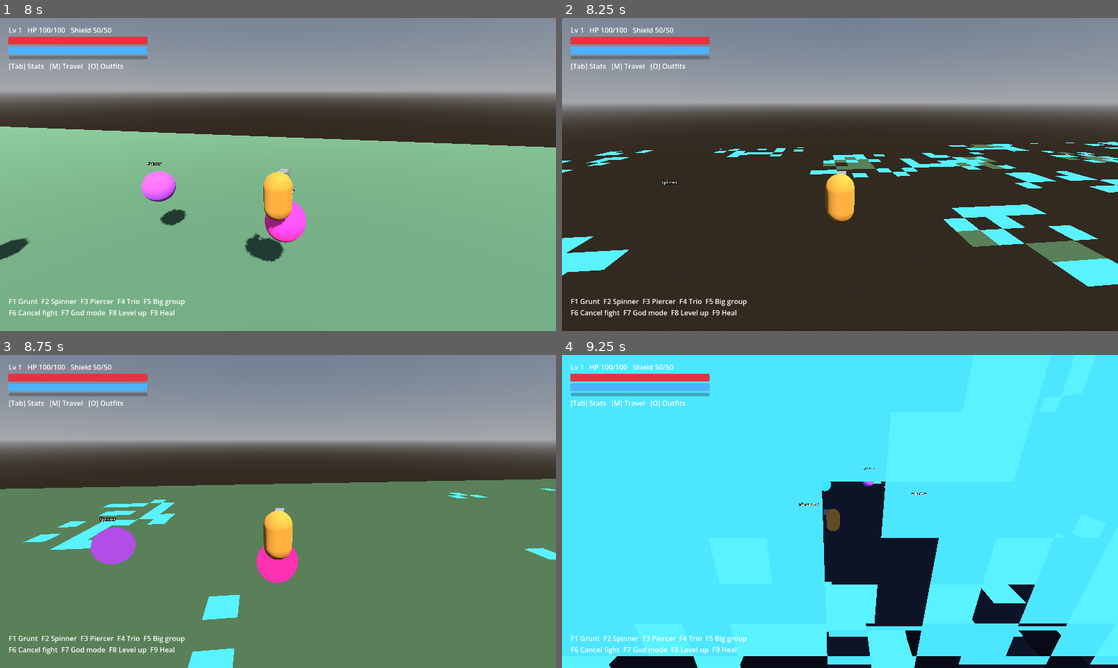
Above: before the commit, frames 1-4 (two rows, left to right).
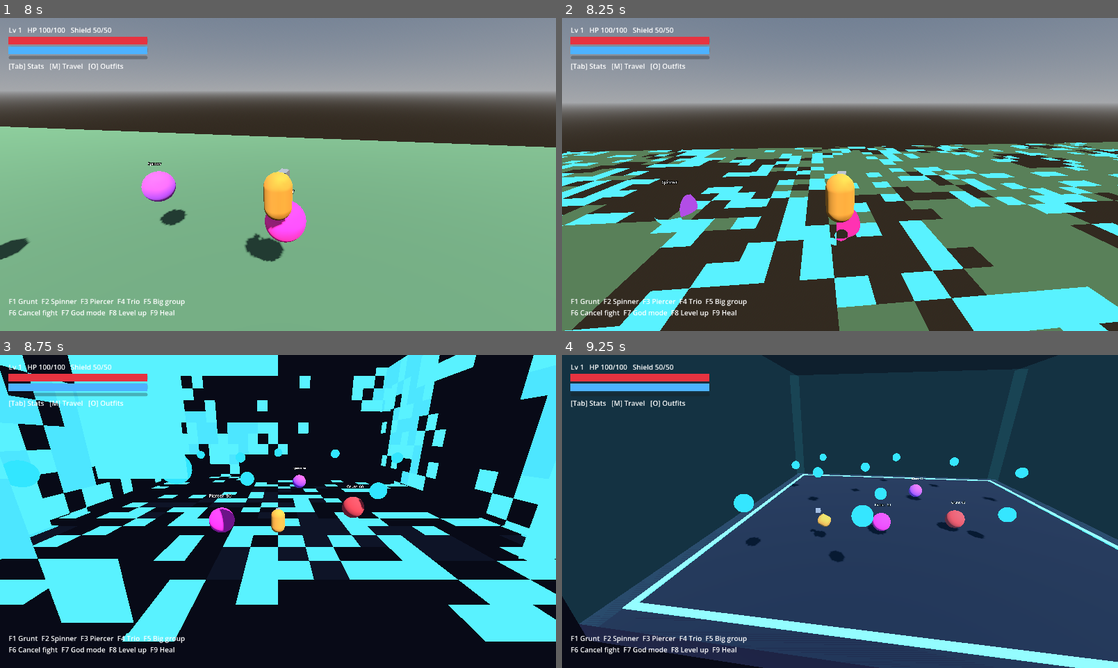
Above: after the commit, the same moments.

Repository: doggoanim/Krits
Game: Godot game, scene res://main.tscn
Two runs of this game, one before a commit and one after it. Both use one fixed random seed, a clock stepped at 60 frames per second and the inputs below.
Inputs (mouse positions are in pixels of both pictures, inside the frame that each line leads up to):
- Up to frame 1 (8 s): tap Enter at 0.5 s; move the mouse to (305, 174) at 0.52 s; hold Ctrl (crouch_pound) 0.53-1.28 s; hold W (move_forward) 0.53-5.78 s; tap Space (jump) at 0.77, 1.52, 3.02, 3.77, 4.52, 6.02, 6.77, 7.52 s; move the mouse to (250, 174) at 1.27 s; tap E (interact) at 1.35, 3.6, 5.85 s; move the mouse to (289, 168) at 2.02 s; hold Shift (roll_dive) 2.03-2.78 s; move the mouse to (272, 180) at 2.77 s; tap Ctrl (crouch_pound) at 2.85, 7.35 s; move the mouse to (316, 177) at 3.52 s; move the mouse to (233, 171) at 4.27 s; tap Shift (roll_dive) at 4.35 s; move the mouse to (283, 174) at 5.02 s; hold Ctrl (crouch_pound) 5.03-5.78 s; move the mouse to (255, 168) at 5.77 s; hold D (move_right) 5.78-6.53 s; move the mouse to (305, 174) at 6.52 s; hold Shift (roll_dive) 6.53-7.28 s; hold W (move_forward) from 6.53 s (still down); move the mouse to (250, 174) at 7.27 s
- Up to frame 2 (8.25 s): keep holding W (move_forward); move the mouse to (851, 168) at 8.02 s; tap E (interact) at 8.1 s
- Up to frame 3 (8.75 s): keep holding W (move_forward)
- Up to frame 4 (9.25 s): move the mouse to (834, 517) at 8.77 s; release W (move_forward) at 8.78 s; hold A (move_left) from 8.78 s (still down); tap Shift (roll_dive) at 8.85 s; tap Space (jump) at 9.02 s

Frame 1 is identical in both runs. In frame 2, 35% of the frame differs, in the area x 0-100%, y 39-100%; in frame 3, 98%, in the area x 0-100%, y 0-100%; in frame 4, 97%.

Commit message:
Make the world/stage dissolve one crossfade instead of two full dissolves
Previously the world fully dissolved away (full duration), then the stage
separately dissolved in (another full duration), which read as two back-
to-back transitions. Now each half gets half the time, so fade-out and
fade-in happen as one continuous beat with no pause between them.

Co-Authored-By: Claude Sonnet 5 <noreply@anthropic.com>
Claude-Session: https://claude.ai/code/session_01TYpdm1jACUqsWG6yyTxbgm

Diff:
--- a/combat/encounter_manager.gd
+++ b/combat/encounter_manager.gd
@@ -1,17 +1,19 @@
 class_name EncounterManager
 extends Node
 ## Runs the full encounter sequence:
-##   touch -> everyone floats -> the world map dissolves into a square stage ->
-##   fight -> the stage dissolves back into the world map (or respawn on defeat).
+##   touch -> everyone floats -> one crossfade (world dissolves out, stage dissolves
+##   in) -> fight -> the reverse crossfade back to the world map (or respawn on defeat).
 ## Nearby overworld enemies are pulled into the same fight (bigger arena).
 ## "Dissolving" means the actual level/stage geometry crumbles into noise and
-## reforms (see WorldDissolver) — there is no screen overlay involved.
+## reforms (see WorldDissolver) — there is no screen overlay involved. The fade-out
+## and fade-in are two halves of one timed beat (see CROSSFADE_TIME), not two
+## separate full-length dissolves played back to back.
 
 const MERGE_DISTANCE := 14.0
 const STAGE_ORIGIN := Vector3(0.0, 400.0, 0.0)   ## stage floats high above the world
 const FLOAT_HEIGHT := 2.2
 const FLOAT_TIME := 0.9
-const DISSOLVE_TIME := 0.9
+const CROSSFADE_TIME := 0.9   ## total time for world-out+stage-in as ONE beat (each half gets CROSSFADE_TIME * 0.5)
 const POST_FIGHT_PAUSE := 0.8
 const GRACE_TIME := 2.0                           ## no new encounters right after returning
 
@@ -70,34 +72,36 @@
 	if not world_enemies.is_empty():
 		await _float(world_enemies)
 
-	# 2) the world map dissolves away (terrain + overworld enemies, player stays solid)
+	# 2) one crossfade, not two separate full dissolves: the world fades out and,
+	# the instant it's gone, the stage fades in to take its place. Each half gets
+	# half the time, so the whole beat reads as a single continuous transition.
+	var half := CROSSFADE_TIME * 0.5
 	_world_dissolver.begin(world_root)
-	await _tween_progress(_world_dissolver, 1.0, DISSOLVE_TIME)
+	await _tween_progress(_world_dissolver, 1.0, half)
 	world_root.visible = false
 	_set_stage_environment(true)
 
-	# 3) build the arena and let its stage dissolve in
 	var arena := Arena.new()
 	active_arena = arena
 	get_parent().add_child(arena)
 	arena.begin(player, STAGE_ORIGIN, roster)
 	_arena_dissolver.begin(arena.stage_root)
 	_arena_dissolver.set_progress(1.0)
-	await _tween_progress(_arena_dissolver, 0.0, DISSOLVE_TIME)
+	await _tween_progress(_arena_dissolver, 0.0, half)
 	_arena_dissolver.finish()
 	Game.input_locked = false
 	arena.start_fight()
 
-	# 4) fight
+	# 3) fight
 	var victory: bool = await arena.finished
 	Game.input_locked = true
 	var cancelled := arena.cancelled
 	if not cancelled:
 		await get_tree().create_timer(POST_FIGHT_PAUSE).timeout
 
-	# 5) the stage dissolves away
+	# 4) the reverse crossfade: stage fades out, then world fades back in
 	_arena_dissolver.begin(arena.stage_root)
-	await _tween_progress(_arena_dissolver, 1.0, DISSOLVE_TIME)
+	await _tween_progress(_arena_dissolver, 1.0, half)
 	arena.queue_free()
 	active_arena = null
 	_set_stage_environment(false)
@@ -119,8 +123,7 @@
 		player.camera_rig.snap()
 	Events.encounter_returned.emit(player_defeated)   # Main respawns the player on defeat
 
-	# 6) the world map dissolves back in
-	await _tween_progress(_world_dissolver, 0.0, DISSOLVE_TIME)
+	await _tween_progress(_world_dissolver, 0.0, half)
 	_world_dissolver.finish()
 
 	_grace = GRACE_TIME
